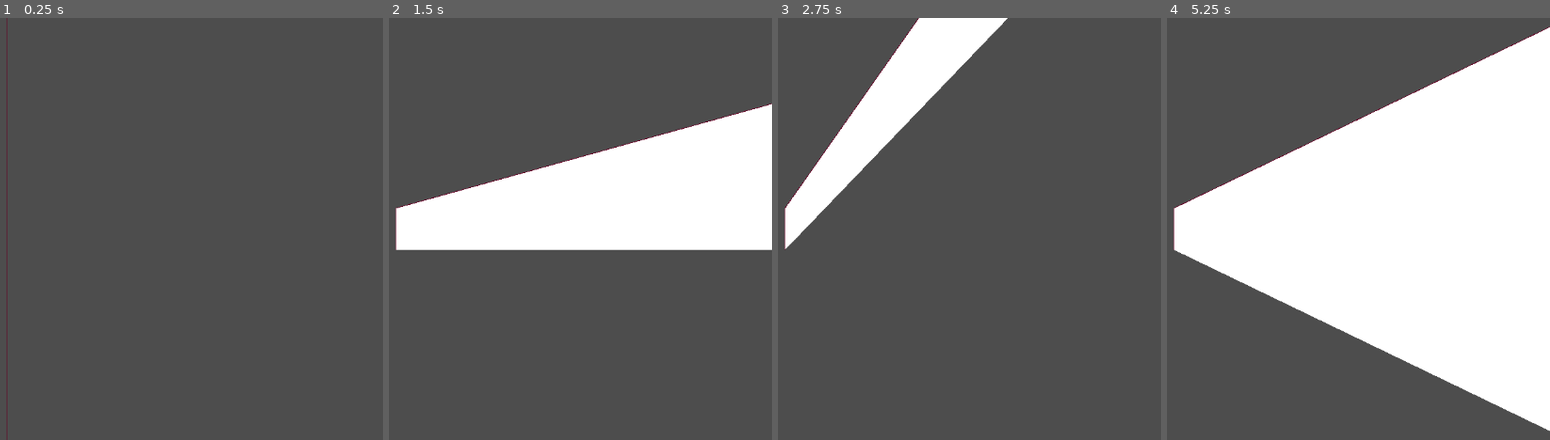
Above: before the commit, frames 1-4 (left to right).
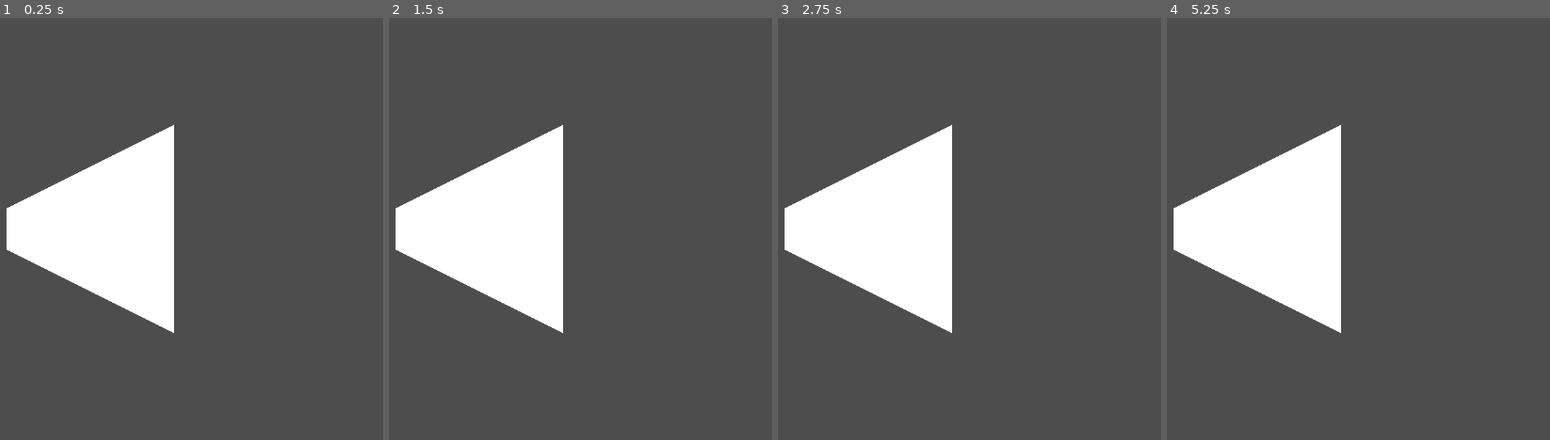
Above: after the commit, the same moments.

Repository: kit-solent/refrigerate
Game: Godot game, scene res://portals/portal.tscn
Two runs of this game, one before a commit and one after it. Both use one fixed random seed, a clock stepped at 60 frames per second and the inputs below. This scene is started directly instead of the project's main scene.
Inputs (mouse positions are in pixels of both pictures, inside the frame that each line leads up to):
- Up to frame 1 (0.25 s): no input
- Up to frame 2 (1.5 s): tap Enter at 0.5 s; move the mouse to (561, 207) at 0.52 s; hold Right (player right) 0.53-1.28 s; tap Up (player jump) at 0.77 s; tap Space at 1.25 s; move the mouse to (outside the picture) at 1.27 s; hold Left (player left) from 1.28 s (still down)
- Up to frame 3 (2.75 s): tap Up (player jump) at 1.52 s; tap Enter at 2 s; move the mouse to (858, 136) at 2.02 s; release Left (player left) at 2.03 s; hold Right (player right) from 2.03 s (still down)
- Up to frame 4 (5.25 s): tap Space at 2.75, 4.25 s; move the mouse to (outside the picture) at 2.77 s; tap Up (player jump) at 3.02, 3.77, 4.52 s; tap Enter at 3.5 s; move the mouse to (1400, 292) at 3.52 s; release Right (player right) at 3.53 s; hold Left (player left) from 3.53 s (still down); tap ` (debug key) at 4.15 s; move the mouse to (outside the picture) at 4.27 s; move the mouse to (1212, 229) at 5.02 s

The runs differ from the first frame. In frame 1, 13% of the frame differs, in the area x 1-46%, y 0-100%; in frame 2, 22%; in frame 3, 19%; in frame 4, 40%, in the area x 1-100%, y 2-98%.

Commit message:
SaveBot commit at 2024-10-29 20:19:47

Diff:
--- a/core/ingame.tscn
+++ b/core/ingame.tscn
@@ -87,7 +87,7 @@
 [node name="view" type="SubViewport" parent="h_box_container/panel/view"]
 transparent_bg = true
 handle_input_locally = false
-size = Vector2i(1152, 648)
+size = Vector2i(2, 2)
 render_target_update_mode = 4
 
 [node name="world" type="Node2D" parent="h_box_container/panel/view/view"]
--- a/portals/portal.gd
+++ b/portals/portal.gd
@@ -1,34 +1,75 @@
 extends Node2D
 
-@export var height:float = 64 # px
-@export var distance:float = 1000
+@export var point_a:Vector2 = 32 * Vector2.UP
+@export var point_b:Vector2 = 32 * Vector2.DOWN
 
 func _ready():
-	pass
+	print(rad_to_deg(Vector2.ZERO.angle_to_point(Vector2(1,-1))))
+	print(rad_to_deg(Vector2.ZERO.angle_to_point(Vector2(1, 1))))
+	print(rad_to_deg(Vector2.ZERO.angle_to_point(Vector2(-1, 1))))
+	print(rad_to_deg(Vector2.ZERO.angle_to_point(Vector2(-1, -1))))
 
 func _process(delta: float):
-	$marker_2d.global_position = get_global_mouse_position()
-	set_view($marker_2d, distance)
+	if Input.is_action_just_pressed("debug key"):
+		$marker_2d.global_position = get_global_mouse_position()
+		set_view($marker_2d)
 
-func set_view(target:Node, distance:float):
-	var points = [
-		Vector2(0,  height/2),
-		Vector2(0, -height/2)
-	]
+func set_view(target:Node):
+	var target_pos = to_local(target.global_position)
+	var viewport_rect = get_viewport_rect()
 
-	var target_pos = to_local(target.global_position)
+	# the coordinates of the corners of the viewport rectangle relative to our origin.
+	var viewport_top_left = to_local(viewport_rect.position)
+	var viewport_top_right = viewport_top_left + Vector2.RIGHT * viewport_rect.size.x
+	var viewport_bottom_left = viewport_top_left + Vector2.DOWN * viewport_rect.size.y
+	var viewport_bottom_right = viewport_top_right + Vector2.DOWN * viewport_rect.size.y
 
-	var theta_a = atan((target_pos.y + height/2) / -target_pos.x)
-	var theta_b = atan((target_pos.y - height/2) / -target_pos.x)
+	# if the target is to the left of the portal
+	if target_pos.x < point_a.x:
+		if -target_pos.angle_to_point(point_a) > point_a.angle_to_point(viewport_top_left):
+			print("adding extra point")
 
-	var Ax = target_pos.x + distance * cos(theta_a)
-	var Ay = target_pos.y - distance * sin(theta_a)
+	# if the target is to the right of the portal
+	elif target_pos.x > point_a.x:
+		pass
 
-	var Bx = target_pos.x + distance * cos(theta_b)
-	var By = target_pos.y - distance * sin(theta_b)
+	# if the target is vertically aligned with the portal
+	else:
+		pass
 
-	points.append(Vector2(Ax, Ay) if Ay < By else Vector2(Bx, By))
-	points.append(Vector2(Bx, By) if Ay < By else Vector2(Ax, Ay))
+	#
+	#var points = [
+		#Vector2(0,  height/2),
+		#Vector2(0, -height/2)
+	#]
+	#
+#
+	#var theta_a = atan((target_pos.y + height/2) / -target_pos.x)
+	#var theta_b = atan((target_pos.y - height/2) / -target_pos.x)
+	#
+	#var Ax = target_pos.x + distance * cos(theta_a)
+	#var Ay = target_pos.y - distance * sin(theta_a)
+	#
+	#var Bx = target_pos.x + distance * cos(theta_b)
+	#var By = target_pos.y - distance * sin(theta_b)
+	#
+	#points.append(Vector2(Ax, Ay) if Ay < By else Vector2(Bx, By))
+	#points.append(Vector2(Bx, By) if Ay < By else Vector2(Ax, Ay))
+	#
+	#$view.polygon = points
+	#$line_2d2.points = points
 
-	$view.polygon = points
-	$line_2d2.points = points
+func get_cast_point(target:Vector2, cast_point:Vector2, bounds:Rect2):
+	if not (bounds.has_point(target) and bounds.has_point(cast_point)):
+		printerr("Invalid arguments to get_cast_point, both points must be inside the given bounds.")
+		return ERR_INVALID_PARAMETER
+
+	var angle = target.angle_to_point(cast_point)
+
+	if angle:pass
+
+func is_between(value:float, a:float, b:float):
+	"""
+	Returns true if `value` is between a and b inclusive of both a and b.
+	"""
+	pass
